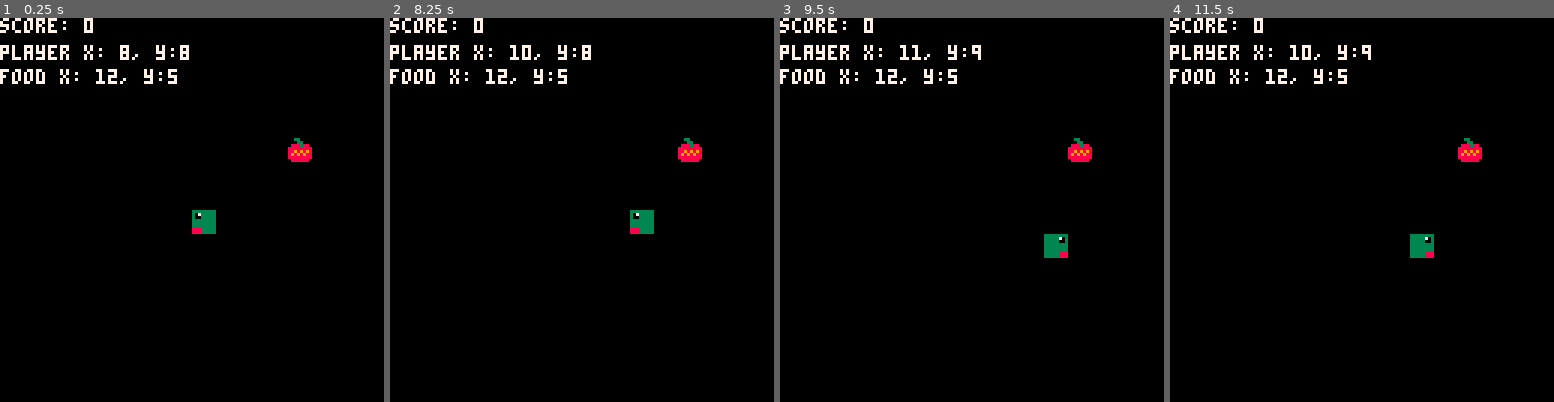
Above: before the commit, frames 1-4 (left to right).
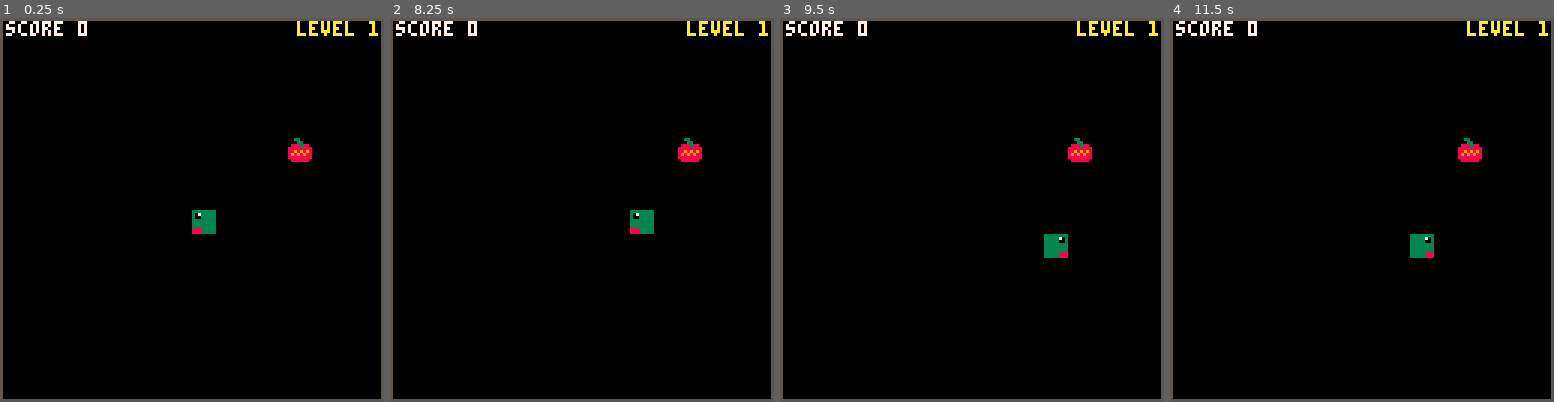
Above: after the commit, the same moments.

Repository: gaitovrat/PicoSnake
Game: PICO-8 cartridge snake.p8
The game is run twice, just before and just after one commit, with the same random seed, the same clock (stepped at 60 frames per second) and the same inputs.
Inputs:
- Up to frame 1 (0.25 s): no input
- Up to frame 2 (8.25 s): hold Right 1.6-2.1 s; hold Up 2.15-2.42 s; hold Right 2.47-3.03 s; hold Left 3.08-3.58 s; hold Down 3.63-3.97 s; hold Right 4.02-4.68 s; hold Up 4.73-5.03 s; hold Left 5.08-5.68 s; hold Down 5.73-6.03 s; hold Right 6.08-6.58 s; hold Right 6.63-7.13 s; hold Up 7.18-7.45 s; hold Right 7.5-8.07 s; hold Left from 8.12 s (still down)
- Up to frame 3 (9.5 s): release Left at 8.62 s; hold Down 8.67-9 s; hold Right from 9.05 s (still down)
- Up to frame 4 (11.5 s): release Right at 9.72 s; hold Up 9.77-10.07 s; hold Left 10.12-10.72 s; hold Down 10.77-11.07 s; hold Right from 11.12 s (still down)

The runs differ from the first frame. In frame 1, 5.0% of the frame differs, in the area x 0-100%, y 0-100%; in frame 2, 5.0%; in frame 3, 5.0%; in frame 4, 5.0%.

Commit message:
Refactor HUD display and remove debug information

Diff:
--- a/snake.p8
+++ b/snake.p8
@@ -7,7 +7,6 @@
 local delay = 10
 local tick = 0
 local score = 0
-local debug = true
 local over = false
 
 function spawn_food()
@@ -70,12 +69,16 @@
 
 function _draw()
   cls()
+  rect(0, 0, 127, 127, 5)
 
-  print("score: "..score, 0, 0, 7)
-  if debug then
-    print("player x: "..player[1].x..", y:"..player[1].y, 0, 9, 7)
-    print("food x: "..food.x..", y:"..food.y, 0, 17, 7)
-  end
+  // hud: drop shadow keeps text legible when snake passes underneath
+  local sc_text = "score "..score
+  local lvl_text = "level "..(11 - delay)
+  local lvl_x = 127 - #lvl_text * 4
+  print(sc_text, 3, 2, 0)
+  print(sc_text, 2, 1, 7)
+  print(lvl_text, lvl_x + 1, 2, 0)
+  print(lvl_text, lvl_x, 1, 10)
 
   if over then
     print("game over", 45, 64, 7)
